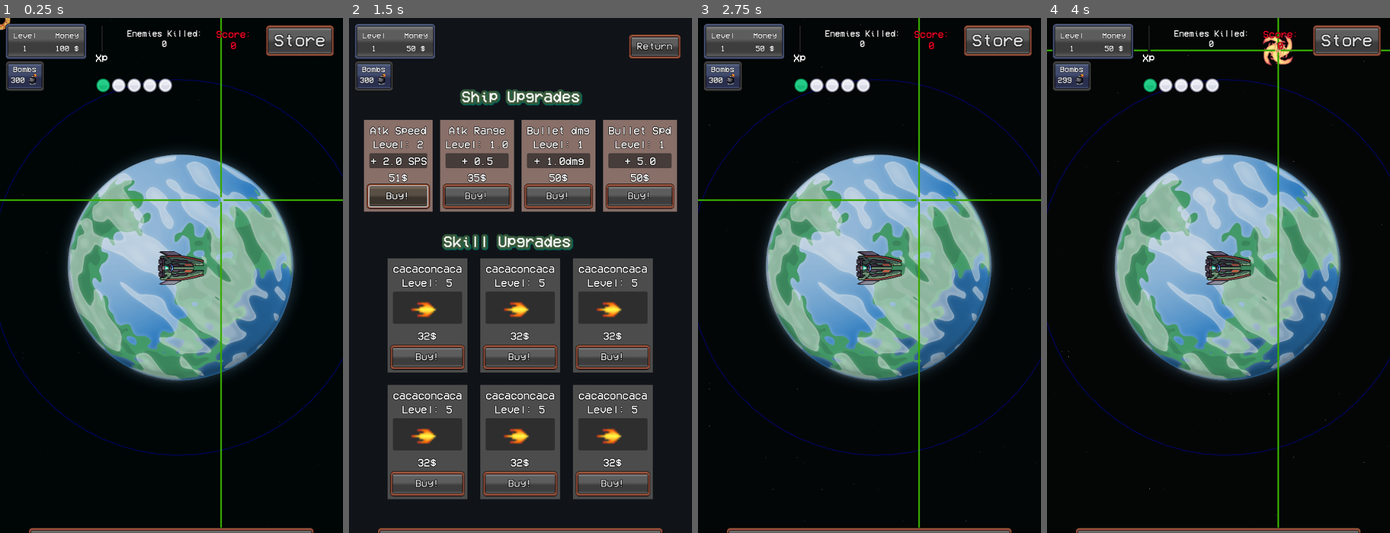
Above: before the commit, frames 1-4 (left to right).
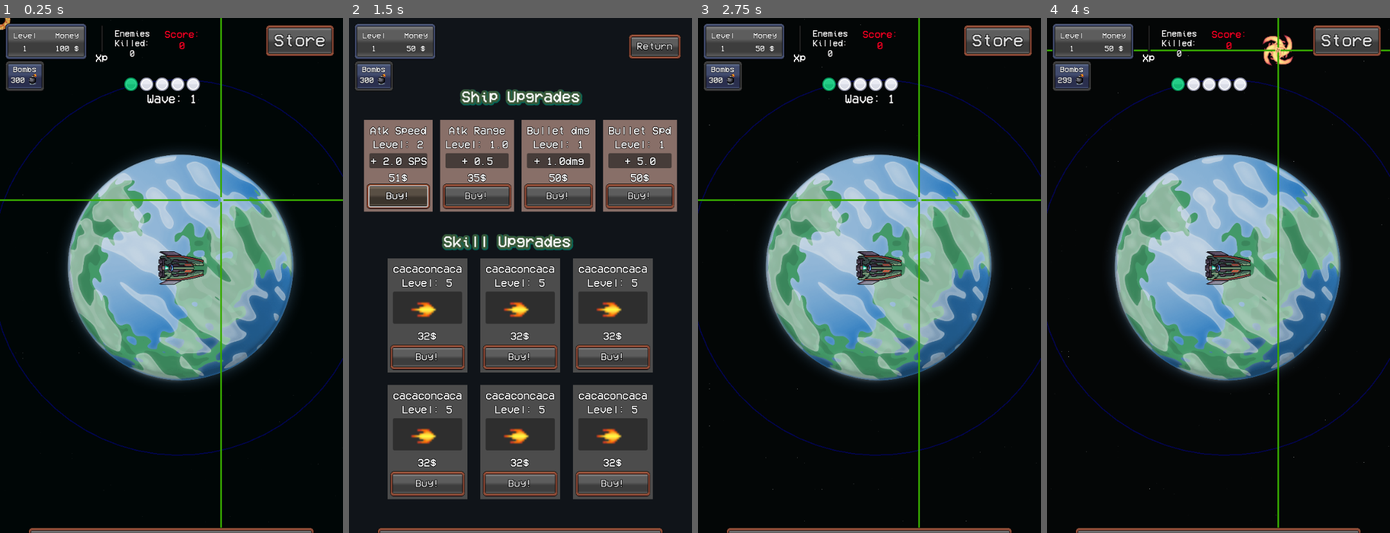
Above: after the commit, the same moments.

Repository: MauroCastro1705/mini_auto_battler
Game: Godot game, scene res://test/test-scene.tscn
Two runs of this game, one before a commit and one after it. Both use one fixed random seed, a clock stepped at 60 frames per second and the inputs below. The project has no main scene, so this scene is started directly.
Inputs (mouse positions are in pixels of both pictures, inside the frame that each line leads up to):
- Up to frame 1 (0.25 s): no input
- Up to frame 2 (1.5 s): click "Store" at 0.5 s; click "Buy!" at 1.25 s
- Up to frame 3 (2.75 s): click "Return" at 2 s
- Up to frame 4 (4 s): tap Enter at 2.75 s; move the mouse to (1293, 249) at 2.77 s; hold W (arriba) 2.78-3.5 s; tap D (der) at 2.85 s; click (1293, 249) at 2.92 s; tap Space (shoot) at 3.5 s; drag from (1149, 301) to (1225, 265) at 3.52 s

The runs differ from the first frame. In frame 1, 1.1% of the frame differs, in the area x 28-73%, y 2-17%; in frame 2, nothing differs; in frame 3, 1.1%; in frame 4, 1.0%.

Commit message:
wave text indicator

Diff:
--- a/autoloads/Global.gd
+++ b/autoloads/Global.gd
@@ -50,9 +50,9 @@
 var max_wave_before_boss:int = 5
 var is_boss_wave:bool = false
 var wave_enemy_count := {
-	1: 10,
-	2: 16,
-	3: 22,
+	1: 2,
+	2: 2,
+	3: 2,
 	4: 30,
 	5: 37,
 	6: 1, # Boss wave
--- a/test/test-scene.tscn
+++ b/test/test-scene.tscn
@@ -142,9 +142,9 @@
 rotation = 1.57079
 
 [node name="WaveControl" parent="." instance=ExtResource("16_pd52j")]
-offset_left = 174.0
-offset_top = 108.0
-offset_right = 174.0
-offset_bottom = 108.0
+offset_left = 232.0
+offset_top = 111.0
+offset_right = 232.0
+offset_bottom = 111.0
 
 [connection signal="timeout" from="Timer" to="GameManager" method="_on_timer_timeout"]
--- a/ui/mobs_killed/mobsKilled.tscn
+++ b/ui/mobs_killed/mobsKilled.tscn
@@ -27,18 +27,20 @@
 layout_mode = 0
 offset_right = 40.0
 offset_bottom = 40.0
-theme_override_constants/separation = 25
+theme_override_constants/separation = 50
 
 [node name="HBoxContainer" type="VBoxContainer" parent="HBoxContainer3"]
 layout_mode = 2
 theme = ExtResource("2_mvf4e")
 
 [node name="Label" type="Label" parent="HBoxContainer3/HBoxContainer"]
+custom_minimum_size = Vector2(20, 20)
 layout_mode = 2
 theme = ExtResource("2_mvf4e")
 text = "Enemies Killed:"
 label_settings = ExtResource("2_n1edi")
 horizontal_alignment = 1
+autowrap_mode = 2
 
 [node name="mobsKilled" type="Label" parent="HBoxContainer3/HBoxContainer"]
 unique_name_in_owner = true
--- a/ui/wave ui/wave_control.gd
+++ b/ui/wave ui/wave_control.gd
@@ -3,8 +3,10 @@
 @export var wave_count := 5
 @export var active_texture: Texture
 @export var inactive_texture: Texture
+@onready var timer: Timer = $Timer
 
 @onready var slots := $HBoxContainer.get_children()
+@onready var label: Label = $Label
 
 
 func _ready():
@@ -13,5 +15,14 @@
 
 func update_display():
 	var wave = Global.current_wave
+	wave_text_update()
 	for i in range(wave_count):
 		slots[i].texture = active_texture if i == (wave - 1) % wave_count else inactive_texture
+
+func wave_text_update():
+	label.text = "Wave: " + str(Global.current_wave)
+	label.show()
+	timer.start()
+
+func _on_timer_timeout() -> void:
+	label.hide()
--- a/ui/wave ui/wave_control.tscn
+++ b/ui/wave ui/wave_control.tscn
@@ -1,8 +1,15 @@
-[gd_scene load_steps=4 format=3 uid="uid://bnp2dnfpc6rmn"]
+[gd_scene load_steps=6 format=3 uid="uid://bnp2dnfpc6rmn"]
 
 [ext_resource type="Script" uid="uid://b4j7unrex7oy" path="res://ui/wave ui/wave_control.gd" id="1_ofigo"]
 [ext_resource type="Texture2D" uid="uid://bmhd1le7ivmya" path="res://assets/PNG/bola_verde.png" id="2_raohq"]
 [ext_resource type="Texture2D" uid="uid://fx2sudcmipfb" path="res://assets/PNG/bola_gris.png" id="3_n4tl8"]
+[ext_resource type="FontFile" uid="uid://crhm4u6p8tbx1" path="res://assets/fonts/VCR_OSD_MONO_1.001.ttf" id="4_n4tl8"]
+
+[sub_resource type="LabelSettings" id="LabelSettings_w4vgn"]
+font = ExtResource("4_n4tl8")
+font_size = 23
+outline_size = 3
+outline_color = Color(0, 0, 0, 1)
 
 [node name="WaveControl" type="Control"]
 layout_mode = 3
@@ -15,11 +22,18 @@
 active_texture = ExtResource("2_raohq")
 inactive_texture = ExtResource("3_n4tl8")
 
+[node name="Label" type="Label" parent="."]
+layout_mode = 2
+offset_left = 42.0
+offset_top = 28.0
+offset_right = 183.0
+offset_bottom = 56.0
+text = "Wave:"
+label_settings = SubResource("LabelSettings_w4vgn")
+
 [node name="HBoxContainer" type="HBoxContainer" parent="."]
-layout_mode = 0
-offset_left = 6.0
-offset_top = 5.0
-offset_right = 26.0
+layout_mode = 2
+offset_right = 141.0
 offset_bottom = 25.0
 
 [node name="TextureRect" type="TextureRect" parent="HBoxContainer"]
@@ -46,3 +60,8 @@
 custom_minimum_size = Vector2(25, 25)
 layout_mode = 2
 expand_mode = 2
+
+[node name="Timer" type="Timer" parent="."]
+wait_time = 2.0
+
+[connection signal="timeout" from="Timer" to="." method="_on_timer_timeout"]
